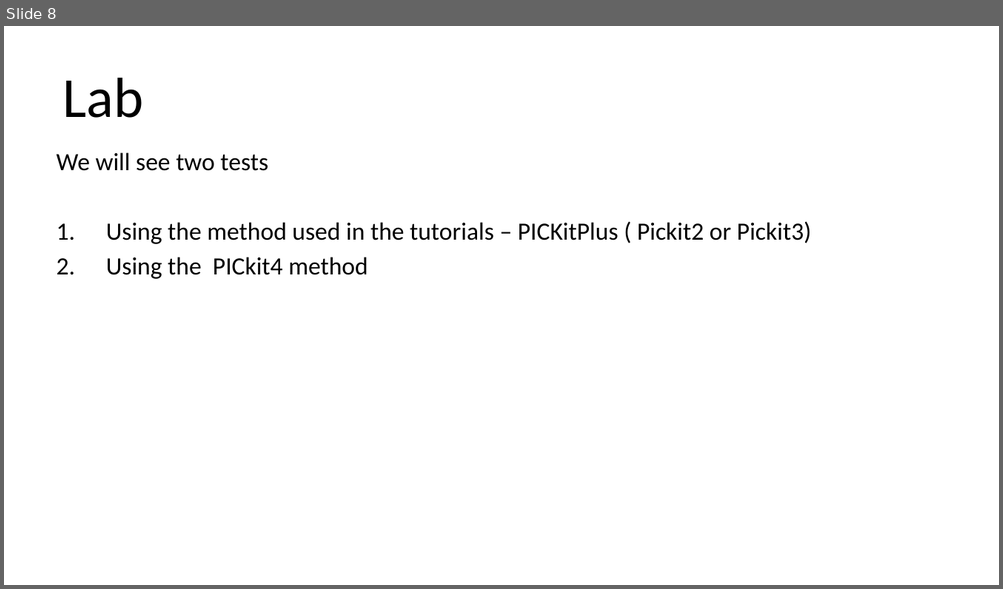
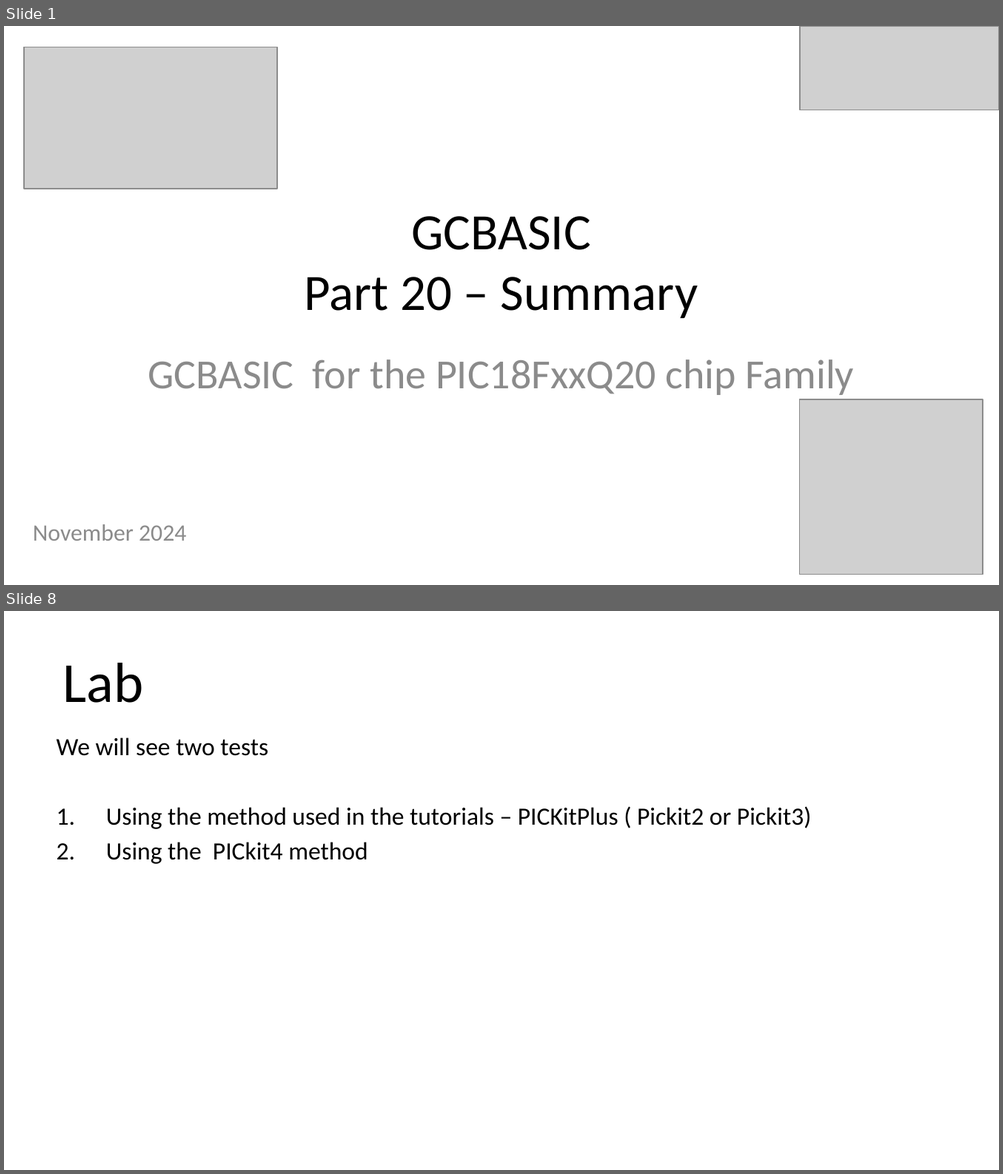
Before and after one commit to GreatCowBASIC/Demonstration_Sources, a slide deck: Vendor_Boards/Great_Cow_Basic_Demo_Board/18Fx6q20_ChipRange_Demonstrations/tutorials/GCbASIC_Part20_Summary.pptx. Shown one above the other, each under a label of ours: slide 8 before the commit, slides 1 and 8 after it; the slides between them are not shown. The pictures are 1003x589 and 1003x1174 pixels, drawn with LibreOffice and Linux fonts; fonts in the diff are those of the drawing; grey boxes stand for pictures. Boxes give left, top, right and bottom in pixels: in the first picture for what was removed or moved away, otherwise in the second. Text is boxed around its words. In the diff, an @@ line names an element or a change of style, - is before the commit and + after.

```diff
--- a/Vendor_Boards/Great_Cow_Basic_Demo_Board/18Fx6q20_ChipRange_Demonstrations/tutorials/GCbASIC_Part20_Summary.pptx
+++ b/Vendor_Boards/Great_Cow_Basic_Demo_Board/18Fx6q20_ChipRange_Demonstrations/tutorials/GCbASIC_Part20_Summary.pptx
@@ slide 1 added at bbox=[4, 26, 999, 585], background #FFFFFF @@
@@ picture added at bbox=[24, 47, 276, 189] @@
@@ picture added at bbox=[800, 26, 999, 110] @@
@@ title added at bbox=[304, 216, 697, 318], 36.9 pt, text #000000 @@
+GCBASIC
+Part 20 – Summary
@@ subtitle added at bbox=[33, 360, 854, 541], 30 pt, text #8C8C8C @@
+GCBASIC for the PIC18FxxQ20 chip Family
+November 2024
@@ picture added at bbox=[800, 400, 982, 575] @@
```
Also in this commit, not shown: 6 slides changed, 2 other slides added, 4 slides removed, 3 other files.
